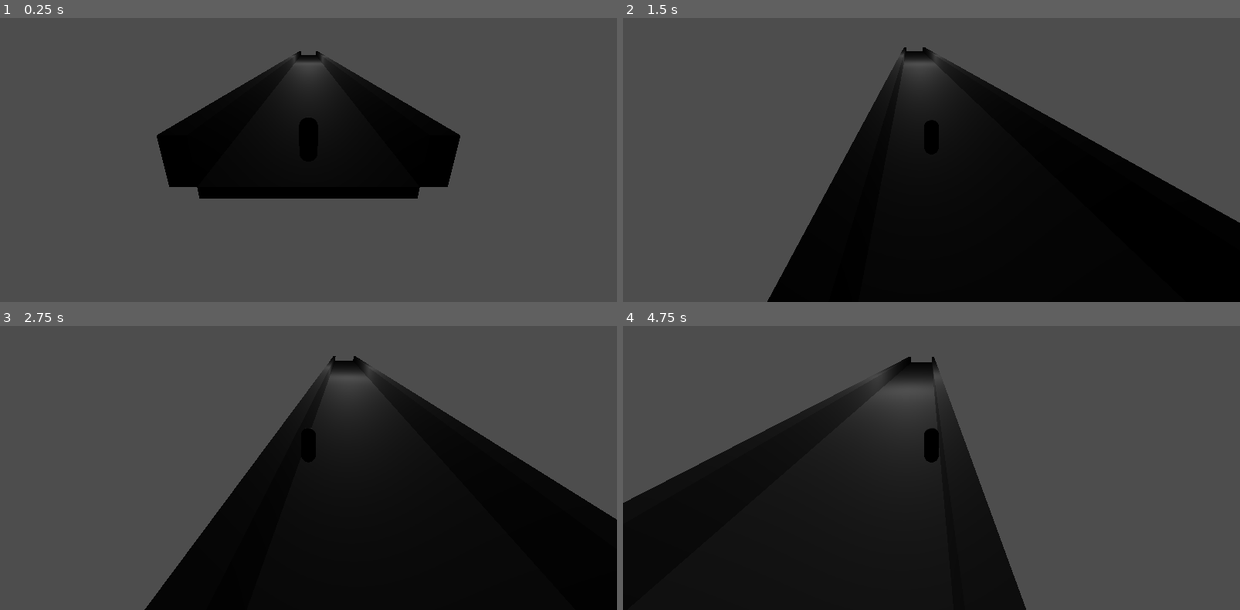
Above: before the commit, frames 1-4 (two rows, left to right).
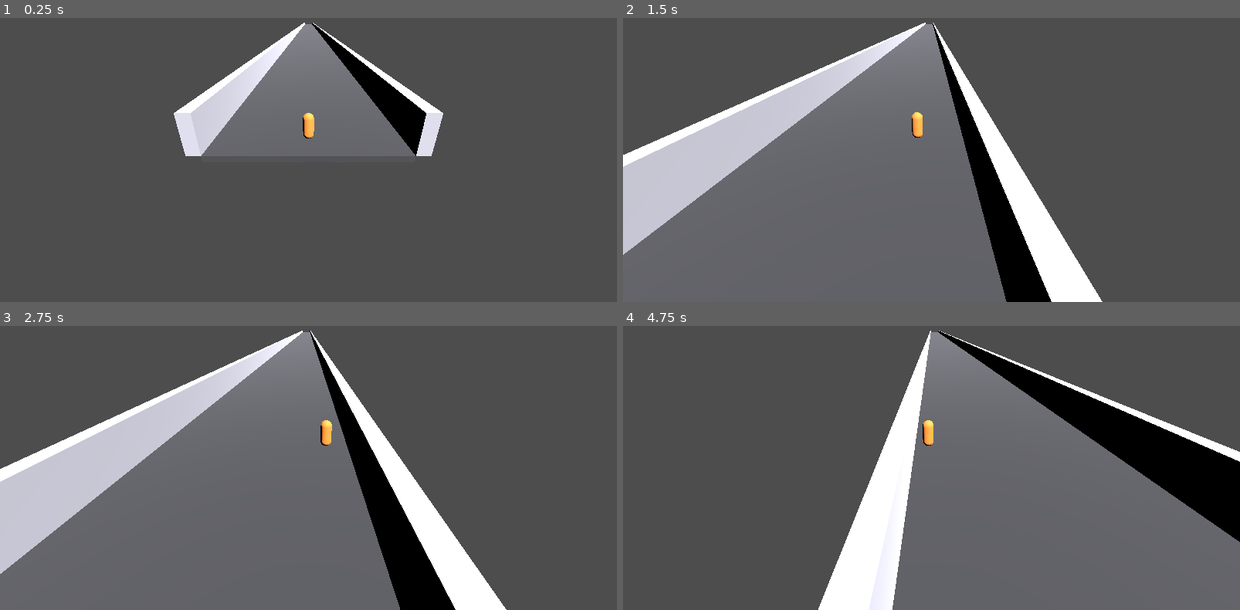
Above: after the commit, the same moments.

Repository: RayCoolsen/dude-gate-mutiplicator-and-other-operations-wars-the-game-walk-simulator-official-genau
Game: Godot game, scene res://scenes/main.tscn
Same seed, same stepped clock (60 frames per second), same inputs: the game is played once before the commit and once after it.
Inputs:
- Up to frame 1 (0.25 s): no input
- Up to frame 2 (1.5 s): hold Right (ui_right) 0.53-1.28 s; hold Left (ui_left) from 1.28 s (still down)
- Up to frame 3 (2.75 s): release Left (ui_left) at 2.03 s; hold Right (ui_right) from 2.03 s (still down)
- Up to frame 4 (4.75 s): release Right (ui_right) at 3.53 s; hold Left (ui_left) from 3.53 s (still down)

The runs differ from the first frame. In frame 1, 20% of the frame differs, in the area x 25-75%, y 1-64%; in frame 2, 64%; in frame 3, 66%; in frame 4, 71%, in the area x 0-100%, y 1-100%.

Commit message:
Resize level, adjust player and camera
Expand level geometry and visuals: ground and walls resized and repositioned (extended along -Z), added simple materials, and replaced omni light with a directional sun. Update main scene metadata (unique IDs) and wire up the camera target. Camera changes: set default transform in follow_camera.tscn, increase follow speed, remove vertical look_at, and lock follow position to the ground plane with a safer lerp clamp. Player changes: increase forward/side speeds and side limit, switch to Input.get_axis for lateral input, move forward along negative Z, clamp global X position and zero lateral velocity at bounds, and add a material override for the player mesh.

Diff:
--- a/scenes/follow_camera.tscn
+++ b/scenes/follow_camera.tscn
@@ -6,4 +6,6 @@
 script = ExtResource("1_script")
 
 [node name="Camera3D" type="Camera3D" parent="."]
+position = Vector3(0, 8, 14)
+rotation = Vector3(-0.45, 0, 0)
 current = true
--- a/scenes/level_01.tscn
+++ b/scenes/level_01.tscn
@@ -1,47 +1,58 @@
-[gd_scene load_steps=5 format=3]
+[gd_scene load_steps=7 format=3]
 
 [sub_resource type="BoxShape3D" id="BoxShape3D_ground"]
-size = Vector3(8, 0.5, 120)
+size = Vector3(14, 0.5, 500)
 
 [sub_resource type="BoxMesh" id="BoxMesh_ground"]
-size = Vector3(8, 0.5, 120)
+size = Vector3(14, 0.5, 500)
 
 [sub_resource type="BoxShape3D" id="BoxShape3D_wall"]
-size = Vector3(1, 2, 120)
+size = Vector3(1, 3, 500)
 
 [sub_resource type="BoxMesh" id="BoxMesh_wall"]
-size = Vector3(1, 2, 120)
+size = Vector3(1, 3, 500)
+
+[sub_resource type="StandardMaterial3D" id="StandardMaterial3D_ground"]
+albedo_color = Color(0.22, 0.22, 0.24, 1)
+roughness = 1.0
+
+[sub_resource type="StandardMaterial3D" id="StandardMaterial3D_wall"]
+albedo_color = Color(0.7, 0.7, 0.75, 1)
+roughness = 1.0
 
 [node name="Level_01" type="Node3D"]
 
 [node name="Ground" type="StaticBody3D" parent="."]
-position = Vector3(0, -0.25, 60)
+position = Vector3(0, -0.25, -250)
 
 [node name="CollisionShape3D" type="CollisionShape3D" parent="Ground"]
 shape = SubResource("BoxShape3D_ground")
 
 [node name="MeshInstance3D" type="MeshInstance3D" parent="Ground"]
 mesh = SubResource("BoxMesh_ground")
+material_override = SubResource("StandardMaterial3D_ground")
 
 [node name="LeftWall" type="StaticBody3D" parent="."]
-position = Vector3(-4.5, 1, 60)
+position = Vector3(-7.5, 1.5, -250)
 
 [node name="CollisionShape3D" type="CollisionShape3D" parent="LeftWall"]
 shape = SubResource("BoxShape3D_wall")
 
 [node name="MeshInstance3D" type="MeshInstance3D" parent="LeftWall"]
 mesh = SubResource("BoxMesh_wall")
+material_override = SubResource("StandardMaterial3D_wall")
 
 [node name="RightWall" type="StaticBody3D" parent="."]
-position = Vector3(4.5, 1, 60)
+position = Vector3(7.5, 1.5, -250)
 
 [node name="CollisionShape3D" type="CollisionShape3D" parent="RightWall"]
 shape = SubResource("BoxShape3D_wall")
 
 [node name="MeshInstance3D" type="MeshInstance3D" parent="RightWall"]
 mesh = SubResource("BoxMesh_wall")
+material_override = SubResource("StandardMaterial3D_wall")
 
-[node name="Light" type="OmniLight3D" parent="."]
-position = Vector3(0, 8, 60)
-light_energy = 2.0
-omni_range = 200.0
+[node name="Sun" type="DirectionalLight3D" parent="."]
+rotation = Vector3(-0.9, 0.6, 0)
+light_energy = 3.0
+shadow_enabled = false
--- a/scenes/main.tscn
+++ b/scenes/main.tscn
@@ -1,15 +1,14 @@
-[gd_scene load_steps=4 format=3]
+[gd_scene format=3 uid="uid://08nbcqhbgsiq"]
 
 [ext_resource type="PackedScene" path="res://scenes/level_01.tscn" id="1_level"]
 [ext_resource type="PackedScene" path="res://scenes/player.tscn" id="2_player"]
 [ext_resource type="PackedScene" path="res://scenes/follow_camera.tscn" id="3_camera"]
 
-[node name="Main" type="Node3D"]
+[node name="Main" type="Node3D" unique_id=550763520]
 
-[node name="Level" parent="." instance=ExtResource("1_level")]
+[node name="Level" parent="." unique_id=1211056225 instance=ExtResource("1_level")]
 
-[node name="Player" parent="." instance=ExtResource("2_player")]
-position = Vector3(0, 0, 0)
+[node name="Player" parent="." unique_id=1018109061 instance=ExtResource("2_player")]
 
-[node name="FollowCamera" parent="." instance=ExtResource("3_camera")]
+[node name="FollowCamera" parent="." unique_id=300152023 instance=ExtResource("3_camera")]
 target_path = NodePath("../Player")
--- a/scenes/player.tscn
+++ b/scenes/player.tscn
@@ -10,6 +10,10 @@
 radius = 0.4
 mid_height = 1.2
 
+[sub_resource type="StandardMaterial3D" id="StandardMaterial3D_player"]
+albedo_color = Color(1, 0.55, 0.2, 1)
+roughness = 0.8
+
 [node name="Player" type="CharacterBody3D"]
 script = ExtResource("1_script")
 
@@ -20,3 +24,4 @@
 [node name="MeshInstance3D" type="MeshInstance3D" parent="."]
 position = Vector3(0, 1, 0)
 mesh = SubResource("CapsuleMesh_player")
+material_override = SubResource("StandardMaterial3D_player")
--- a/scripts/follow_camera.gd
+++ b/scripts/follow_camera.gd
@@ -1,8 +1,8 @@
 extends Node3D
 
 @export var target_path: NodePath
-@export var follow_speed: float = 6.0
-@export var offset: Vector3 = Vector3(0, 6, -10)
+@export var follow_speed: float = 8.0
+@export var offset: Vector3 = Vector3(0, 0, 0)
 
 var target: Node3D
 
@@ -14,6 +14,10 @@
 	if target == null:
 		return
 
-	var desired_position := target.global_position + offset
-	global_position = global_position.lerp(desired_position, delta * follow_speed)
-	look_at(target.global_position + Vector3(0, 1.5, 0), Vector3.UP)
+	var desired_position := Vector3(
+		target.global_position.x,
+		0.0,
+		target.global_position.z
+	) + offset
+
+	global_position = global_position.lerp(desired_position, min(delta * follow_speed, 1.0))
--- a/scripts/player.gd
+++ b/scripts/player.gd
@@ -1,20 +1,20 @@
 extends CharacterBody3D
 
-@export var forward_speed: float = 8.0
-@export var side_speed: float = 10.0
-@export var side_limit: float = 3.5
+@export var forward_speed: float = 10.0
+@export var side_speed: float = 12.0
+@export var side_limit: float = 6.0
 
 func _physics_process(delta: float) -> void:
-	var input_dir := 0.0
-
-	if Input.is_action_pressed("ui_left"):
-		input_dir -= 1.0
-	if Input.is_action_pressed("ui_right"):
-		input_dir += 1.0
+	var input_dir := Input.get_axis("ui_left", "ui_right")
 
 	velocity.x = input_dir * side_speed
-	velocity.z = forward_speed
+	velocity.z = -forward_speed
 
 	move_and_slide()
 
-	position.x = clamp(position.x, -side_limit, side_limit)
+	if global_position.x < -side_limit:
+		global_position.x = -side_limit
+		velocity.x = 0.0
+	elif global_position.x > side_limit:
+		global_position.x = side_limit
+		velocity.x = 0.0
Not shown: 1 places in scenes/player.tscn that only renumber resources
